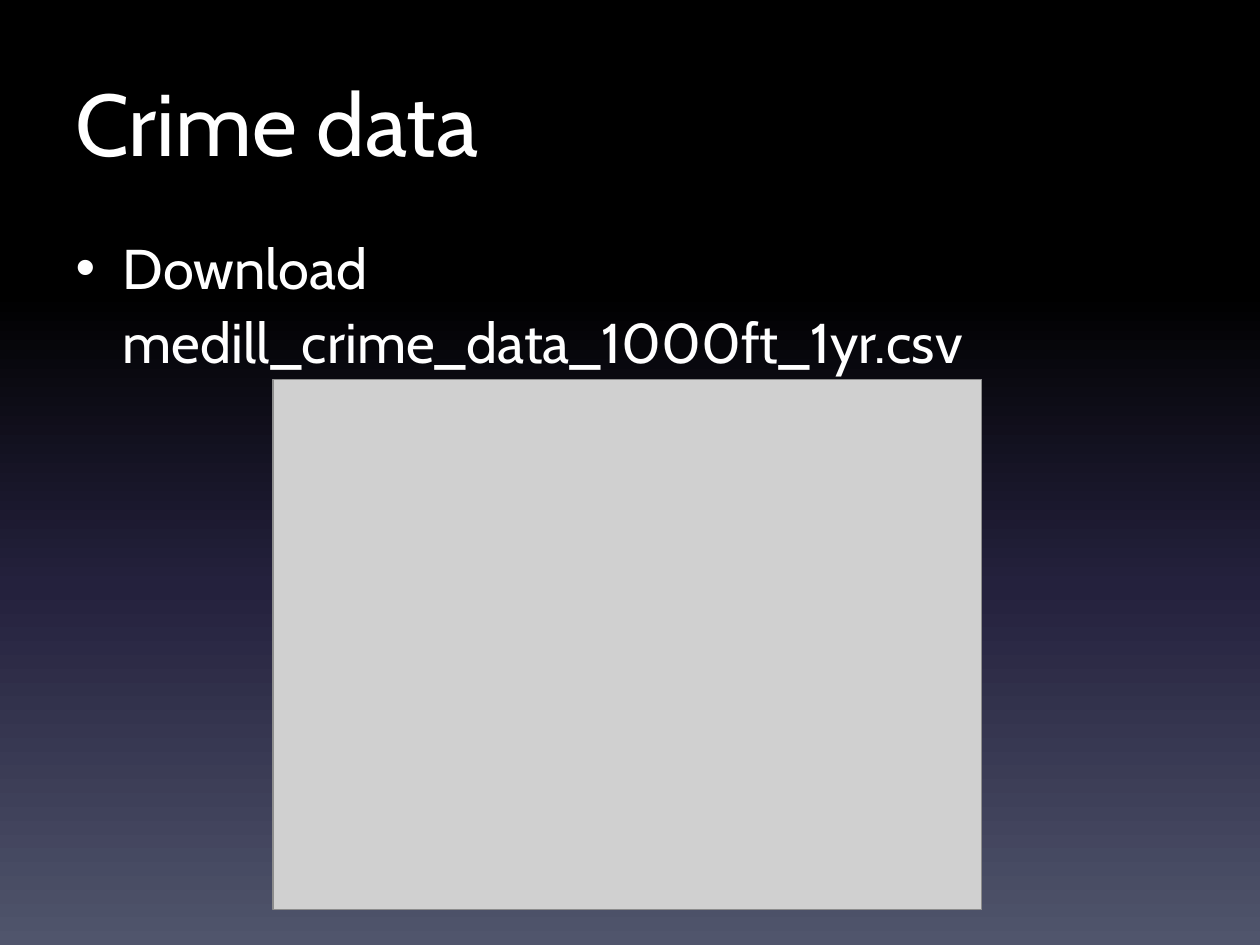
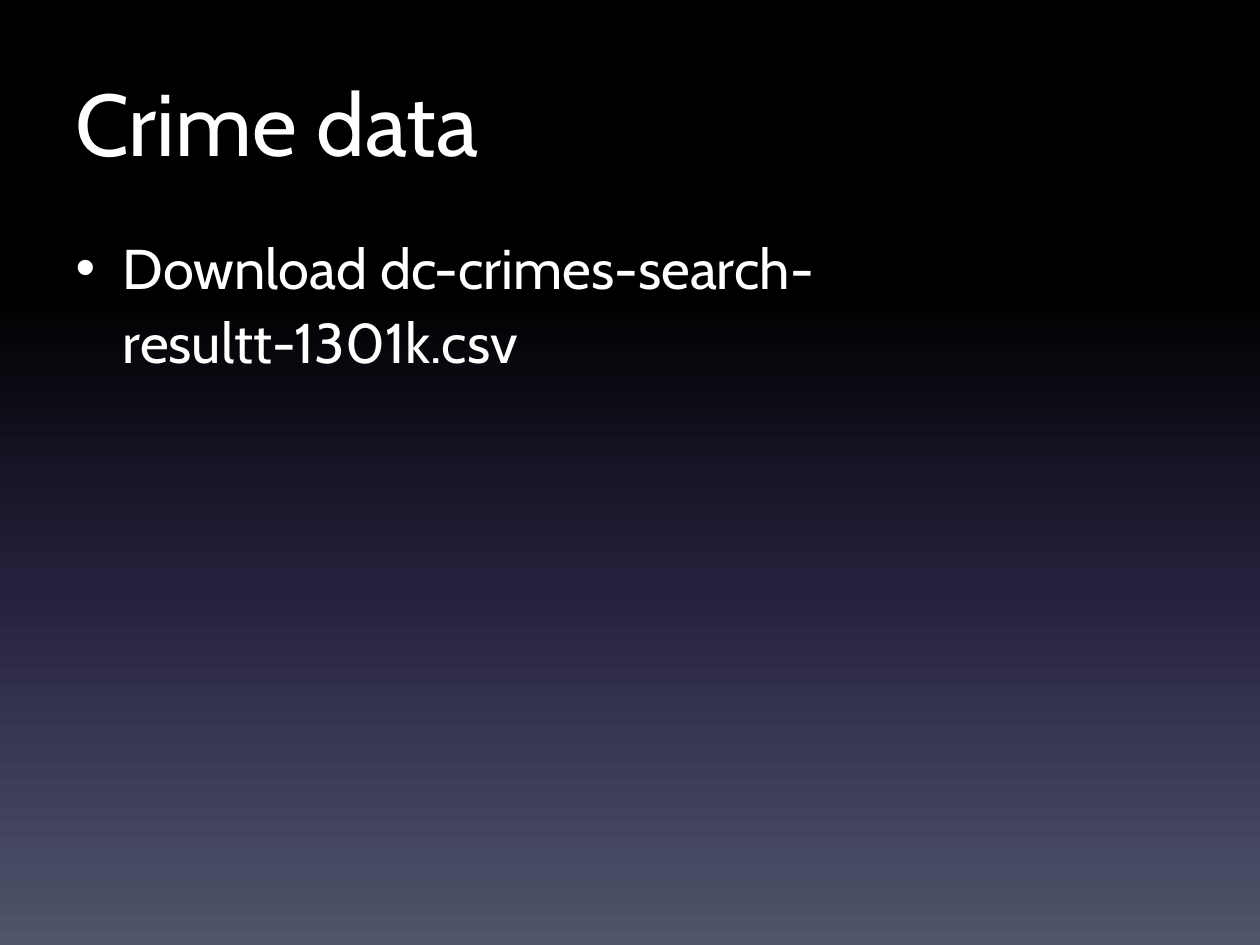
Before and after one commit to shmcminn/datavisualization-fall2021, a slide deck: slide 15 of class5/digitalframeworks-5.pptx. Drawn at 1260x945 pixels with LibreOffice and Linux fonts; fonts in the diff are those of the drawing; grey boxes stand for pictures. Boxes give left, top, right and bottom in pixels: in the first picture for what was removed or moved away, otherwise in the second. Text is boxed around its words. In the diff, an @@ line names an element or a change of style, - is before the commit and + after.

```diff
--- a/class5/digitalframeworks-5.pptx
+++ b/class5/digitalframeworks-5.pptx
@@ text at (123,247,814,364): text changed @@
-• Download medill_crime_data_1000ft_1yr.csv
+• Download dc-crimes-search-resultt-1301k.csv
@@ picture removed at (273,379,982,910) @@
```
Also in this commit, not shown: 2 other slides changed, 1 other file.
